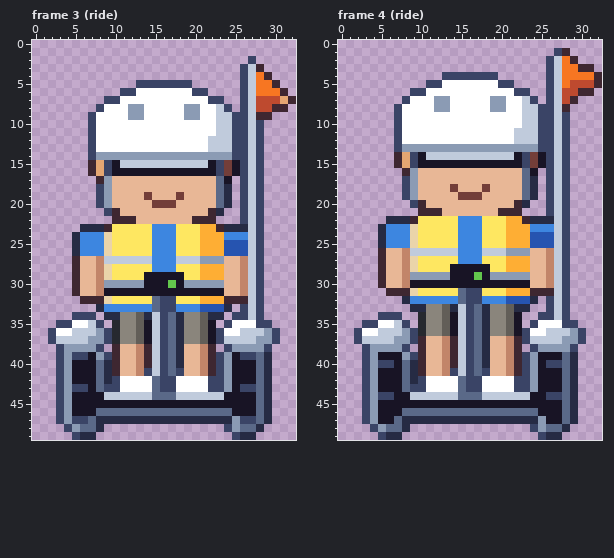
Two states of a pixel-art file, art/hood-people/segway-rider@69.aseprite. The picture above was drawn from the file before the commit.
33x50 pixels, 4 frames. Shown: frame 3 (ride), frame 4 (ride). The commit also changed other frames, which this record leaves out.
New version:
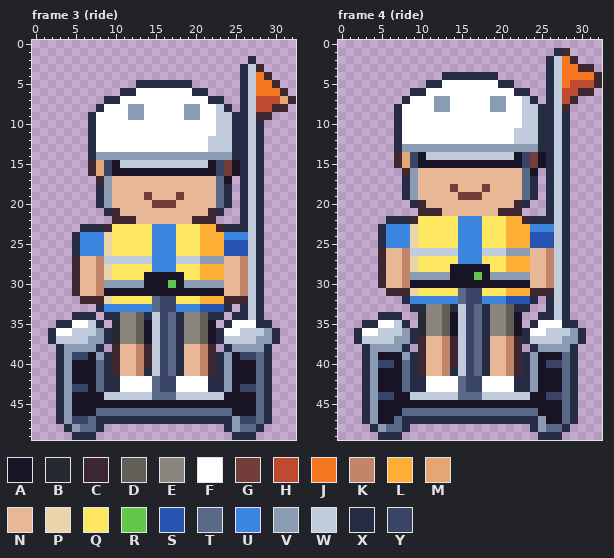
Palette (. is transparent): A #181425  B #26292f  C #3e2731  D #625e58  E #8a857c  F #ffffff  G #733e39  H #be4a2f  J #f77622  K #c28569  L #feae34  M #e4a672  N #e8b796  P #ead4aa  Q #fee761  R #63c74d  S #2654b0  T #5a6988  U #3d86e0  V #8b9bb4  W #c0cbdc  X #262b44  Y #3a4466
The exact change:
--- frame 3 (ride)
@@ x 0..32 @@
  1 .................................
- 2 ...........................Y.....
- 3 ..........................YWC....
- 4 ..........................YWJC...
- 5 .............YYYYYYY......YWJJC..
- 6 ...........YYFFFFFFFYY....YWJJJC.
- 7 .........YYFFFFFFFFFFFYY..YWHHHMC
- 8 ........YFFFVVFFFFFVVFFWY.YWHHCC.
- 9 .......YFFFFVVFFFFFVVFFWWYYWCC...
-10 .......YFFFFFFFFFFFFFFFWWYYWY....
-11 .......YFFFFFFFFFFFFFFFWWYYWY....
-12 .......YFFFFFFFFFFFFFFWWWYYWY....
-13 .......YFFFFFFFFFFFFFFWWWYYWY....
-14 .......YVVVVVVVVVVVVVVVVVYYWY....
-15 .......CMYAWWWWWWWWWWWAYGAYWY....
-16 .......CMYAAAAAAAAAAAAAYGAYWY....
-17 ........CVNNNNNNNNNNNNNTA.YWY....
-18 ........YVNNNNNNNNNNNNNTX.YWY....
-19 ........YVNNNNGNNNGNNNNTX.YWY....
-20 ........YVNNNNNGGGNNNNNTX.YWY....
-21 .........YCNNNNNNNNNNNCX..YWY....
-22 ..........CCCNNNNNNNCCC...YWY....
-23 ......XXXCQQQQQUUUQQQLLCXXXWY....
-24 .....XUUUPQQQQQUUUQQQLLLUUUWY....
-25 .....XUUUPQQQQQUUUQQQLLLSSSWY....
-26 .....XUUUPQQQQQUUUQQQLLLSSSWY....
-27 .....CNNKWWWWWWUUUWWWVVVNNKWY....
-28 .....CNNKPQQQQQUUUQQQLLLNNKWY....
-29 .....CNNKPQQQQAAAAAQQLLLNNKWY....
-30 .....CNNKVVVVVAAARAVVVVVNNKWY....
-31 .....CNNKAAAAAAAAAAAAAAANNKWY....
-32 ......CCCPQQQQQTYYQQQLLLCCCWY....
-33 ........XUUUUUUTYYUUUSSSX.YWY....
-34 .....YYY.XXEEDXWYTXEEDXX.YYWY....
-35 ...YYFFWY.BEEDAWYTXEEDA.YFFFYY...
-36 ..YFFWWWVYBEEDAWYTXEEDAYFFWWWVY..
-37 ..YWWWWVVYBEEDAWYTXEEDAYWWWWVVY..
-38 ...YVVVVY.CNNKCWYTXNNKC.YVVVVY...
-39 ...YVYYAVYCNNKCWYTXNNKCYVAYYTX...
-40 ...YVAAATXCNNKCWYTXNNKCYVAAATX...
-41 ...YVAAATXCNNKYWYTYNNKCYVAAATX...
-42 ...YVAAATXYFFFFTYYFFFFYYVAAATX...
-43 ...YVYYATYYFFFFTYYFFFFYYVAYYTX...
-44 ...YVAAAAWWWWWWTTTWWWWWWAAAATX...
-45 ...YVAAAAAAAAAAAAAAAAAAAAAAATX...
-46 ...YVAAATTTTTTTTTTTTTTTTTAAATX...
-47 ...YVYYTXXXXXXXXXXXXXXXXXVYYTX...
-48 ....YVTTX...............YVTTX....
-49 .....YXX.................YXX.....
+ 2 ...........................X.....
+ 3 ..........................XWC....
+ 4 ..........................XWJC...
+ 5 .............XXXXXXX......XWJJC..
+ 6 ...........XXFFFFFFFXX....XWJJJC.
+ 7 .........XXFFFFFFFFFFFXX..XWHHHMC
+ 8 ........XFFFVVFFFFFVVFFWX.XWHHCC.
+ 9 .......XFFFFVVFFFFFVVFFWWXXWCC...
+10 .......XFFFFFFFFFFFFFFFWWXXWX....
+11 .......XFFFFFFFFFFFFFFFWWXXWX....
+12 .......XFFFFFFFFFFFFFFWWWXXWX....
+13 .......XFFFFFFFFFFFFFFWWWXXWX....
+14 .......XVVVVVVVVVVVVVVVVVXXWX....
+15 .......CMYAWWWWWWWWWWWAYGAXWX....
+16 .......CMYAAAAAAAAAAAAAYGAXWX....
+17 ........CVNNNNNNNNNNNNNTA.XWX....
+18 ........XVNNNNNNNNNNNNNTX.XWX....
+19 ........XVNNNNGNNNGNNNNTX.XWX....
+20 ........XVNNNNNGGGNNNNNTX.XWX....
+21 .........XCNNNNNNNNNNNCX..XWX....
+22 ..........CCCNNNNNNNCCC...XWX....
+23 ......XXXCQQQQQUUUQQQLLCXXXWX....
+24 .....XUUUPQQQQQUUUQQQLLLUUUWX....
+25 .....XUUUPQQQQQUUUQQQLLLSSSWX....
+26 .....XUUUPQQQQQUUUQQQLLLSSSWX....
+27 .....CNNKWWWWWWUUUWWWVVVNNKWX....
+28 .....CNNKPQQQQQUUUQQQLLLNNKWX....
+29 .....CNNKPQQQQAAAAAQQLLLNNKWX....
+30 .....CNNKVVVVVAAARAVVVVVNNKWX....
+31 .....CNNKAAAAAAAAAAAAAAANNKWX....
+32 ......CCCPQQQQQTYYQQQLLLCCCWX....
+33 ........XUUUUUUTYYUUUSSSX.XWX....
+34 .....XXX.XXEEDXWYTXEEDXX.XXWX....
+35 ...XXFFWX.BEEDAWYTXEEDA.XFFFXX...
+36 ..XFFWWWVXBEEDAWYTXEEDAXFFWWWVX..
+37 ..XWWWWVVXBEEDAWYTXEEDAXWWWWVVX..
+38 ...XVVVVX.CNNKCWYTXNNKC.XVVVVX...
+39 ...XVYYAVXCNNKCWYTXNNKCXVAYYTX...
+40 ...XVAAATXCNNKCWYTXNNKCXVAAATX...
+41 ...XVAAATXCNNKXWYTXNNKCXVAAATX...
+42 ...XVAAATXXFFFFTYYFFFFXXVAAATX...
+43 ...XVYYATXXFFFFTYYFFFFXXVAYYTX...
+44 ...XVAAAAWWWWWWTTTWWWWWWAAAATX...
+45 ...XVAAAAAAAAAAAAAAAAAAAAAAATX...
+46 ...XVAAATTTTTTTTTTTTTTTTTAAATX...
+47 ...XVYYTXXXXXXXXXXXXXXXXXVYYTX...
+48 ....XVTTX...............XVTTX....
+49 .....XXX.................XXX.....
--- frame 4 (ride)
@@ x 0..32 @@
  0 .................................
- 1 ...........................YC....
- 2 ..........................YWJC...
- 3 ..........................YWJJCC.
- 4 .............YYYYYYY......YWJJJJC
- 5 ...........YYFFFFFFFYY....YWJHHHC
- 6 .........YYFFFFFFFFFFFYY..YWHHCC.
- 7 ........YFFFVVFFFFFVVFFWY.YWHC...
- 8 .......YFFFFVVFFFFFVVFFWWYYWC....
- 9 .......YFFFFFFFFFFFFFFFWWYYWY....
-10 .......YFFFFFFFFFFFFFFFWWYYWY....
-11 .......YFFFFFFFFFFFFFFWWWYYWY....
-12 .......YFFFFFFFFFFFFFFWWWYYWY....
-13 .......YVVVVVVVVVVVVVVVVVYYWY....
-14 .......CMYAWWWWWWWWWWWAYGAYWY....
-15 .......CMYAAAAAAAAAAAAAYGAYWY....
-16 ........CVNNNNNNNNNNNNNTA.YWY....
-17 ........YVNNNNNNNNNNNNNTX.YWY....
-18 ........YVNNNNGNNNGNNNNTX.YWY....
-19 ........YVNNNNNGGGNNNNNTX.YWY....
-20 .........YCNNNNNNNNNNNCX..YWY....
-21 ..........CCCNNNNNNNCCC...YWY....
-22 ......XXXCQQQQQUUUQQQLLCXXXWY....
-23 .....XUUUPQQQQQUUUQQQLLLUUUWY....
-24 .....XUUUPQQQQQUUUQQQLLLSSSWY....
-25 .....XUUUPQQQQQUUUQQQLLLSSSWY....
-26 .....CNNKWWWWWWUUUWWWVVVNNKWY....
-27 .....CNNKPQQQQQUUUQQQLLLNNKWY....
-28 .....CNNKPQQQQAAAAAQQLLLNNKWY....
-29 .....CNNKVVVVVAAARAVVVVVNNKWY....
-30 .....CNNKAAAAAAAAAAAAAAANNKWY....
-31 ......CCCPQQQQQTYYQQQLLLCCCWY....
-32 ........XUUUUUUTYYUUUSSSX.YWY....
-33 .........XXEEDXWYTXEEDXX..YWY....
-34 .....YYY..BEEDAWYTXEEDA..YYWY....
-35 ...YYFFWY.BEEDAWYTXEEDA.YFFFYY...
-36 ..YFFWWWVYBEEDAWYTXEEDAYFFWWWVY..
-37 ..YWWWWVVYCNNKCWYTXNNKCYWWWWVVY..
-38 ...YVVVVY.CNNKCWYTXNNKC.YVVVVY...
-39 ...YVAAAVYCNNKCWYTXNNKCYVAAATX...
-40 ...YVYYATXCNNKCWYTXNNKCYVAYYTX...
-41 ...YVAAATXCNNKYWYTYNNKCYVAAATX...
-42 ...YVAAATXYFFFFTYYFFFFYYVAAATX...
-43 ...YVAAATYYFFFFTYYFFFFYYVAAATX...
-44 ...YVYYAAWWWWWWTTTWWWWWWAAYYTX...
-45 ...YVAAAAAAAAAAAAAAAAAAAAAAATX...
-46 ...YVAAATTTTTTTTTTTTTTTTTAAATX...
-47 ...YVAATXXXXXXXXXXXXXXXXXVAATX...
-48 ....YVTTX...............YVTTX....
-49 .....YXX.................YXX.....
+ 1 ...........................XC....
+ 2 ..........................XWJC...
+ 3 ..........................XWJJCC.
+ 4 .............XXXXXXX......XWJJJJC
+ 5 ...........XXFFFFFFFXX....XWJHHHC
+ 6 .........XXFFFFFFFFFFFXX..XWHHCC.
+ 7 ........XFFFVVFFFFFVVFFWX.XWHC...
+ 8 .......XFFFFVVFFFFFVVFFWWXXWC....
+ 9 .......XFFFFFFFFFFFFFFFWWXXWX....
+10 .......XFFFFFFFFFFFFFFFWWXXWX....
+11 .......XFFFFFFFFFFFFFFWWWXXWX....
+12 .......XFFFFFFFFFFFFFFWWWXXWX....
+13 .......XVVVVVVVVVVVVVVVVVXXWX....
+14 .......CMYAWWWWWWWWWWWAYGAXWX....
+15 .......CMYAAAAAAAAAAAAAYGAXWX....
+16 ........CVNNNNNNNNNNNNNTA.XWX....
+17 ........XVNNNNNNNNNNNNNTX.XWX....
+18 ........XVNNNNGNNNGNNNNTX.XWX....
+19 ........XVNNNNNGGGNNNNNTX.XWX....
+20 .........XCNNNNNNNNNNNCX..XWX....
+21 ..........CCCNNNNNNNCCC...XWX....
+22 ......XXXCQQQQQUUUQQQLLCXXXWX....
+23 .....XUUUPQQQQQUUUQQQLLLUUUWX....
+24 .....XUUUPQQQQQUUUQQQLLLSSSWX....
+25 .....XUUUPQQQQQUUUQQQLLLSSSWX....
+26 .....CNNKWWWWWWUUUWWWVVVNNKWX....
+27 .....CNNKPQQQQQUUUQQQLLLNNKWX....
+28 .....CNNKPQQQQAAAAAQQLLLNNKWX....
+29 .....CNNKVVVVVAAARAVVVVVNNKWX....
+30 .....CNNKAAAAAAAAAAAAAAANNKWX....
+31 ......CCCPQQQQQTYYQQQLLLCCCWX....
+32 ........XUUUUUUTYYUUUSSSX.XWX....
+33 .........XXEEDXWYTXEEDXX..XWX....
+34 .....XXX..BEEDAWYTXEEDA..XXWX....
+35 ...XXFFWX.BEEDAWYTXEEDA.XFFFXX...
+36 ..XFFWWWVXBEEDAWYTXEEDAXFFWWWVX..
+37 ..XWWWWVVXCNNKCWYTXNNKCXWWWWVVX..
+38 ...XVVVVX.CNNKCWYTXNNKC.XVVVVX...
+39 ...XVAAAVXCNNKCWYTXNNKCXVAAATX...
+40 ...XVYYATXCNNKCWYTXNNKCXVAYYTX...
+41 ...XVAAATXCNNKXWYTXNNKCXVAAATX...
+42 ...XVAAATXXFFFFTYYFFFFXXVAAATX...
+43 ...XVAAATXXFFFFTYYFFFFXXVAAATX...
+44 ...XVYYAAWWWWWWTTTWWWWWWAAYYTX...
+45 ...XVAAAAAAAAAAAAAAAAAAAAAAATX...
+46 ...XVAAATTTTTTTTTTTTTTTTTAAATX...
+47 ...XVAATXXXXXXXXXXXXXXXXXVAATX...
+48 ....XVTTX...............XVTTX....
+49 .....XXX.................XXX.....
Where, in picture pixels (left, top, right, bottom), the same in both pictures:
changed: (48, 56, 280, 440)
changed: (354, 48, 586, 440)
